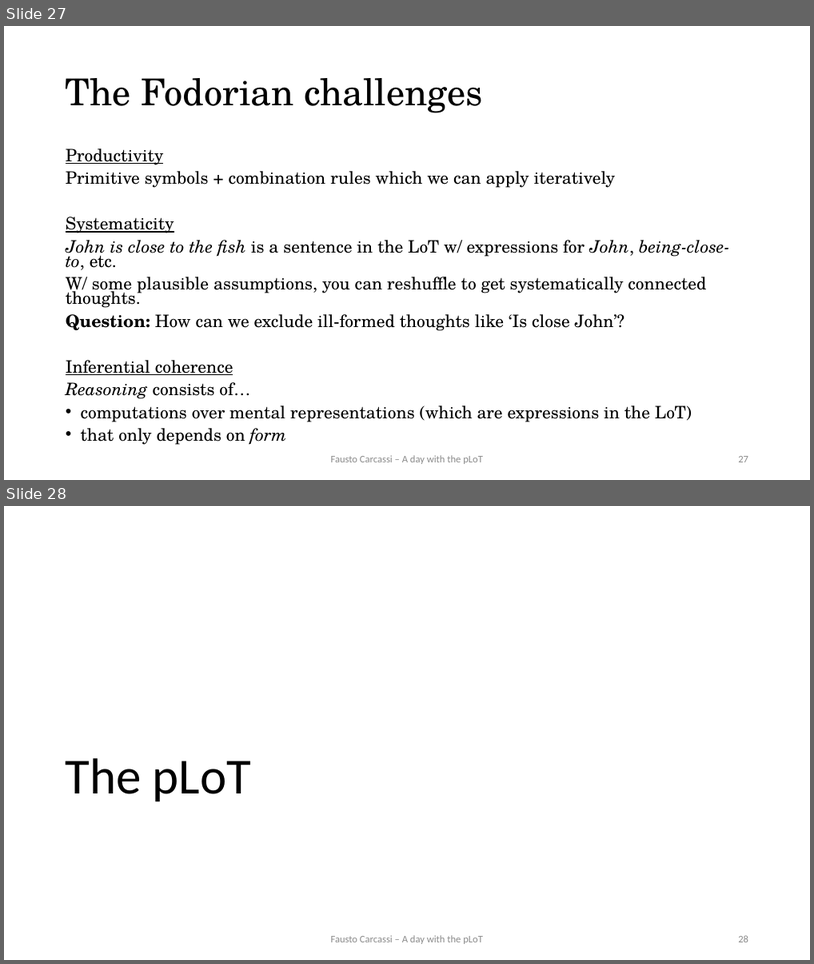
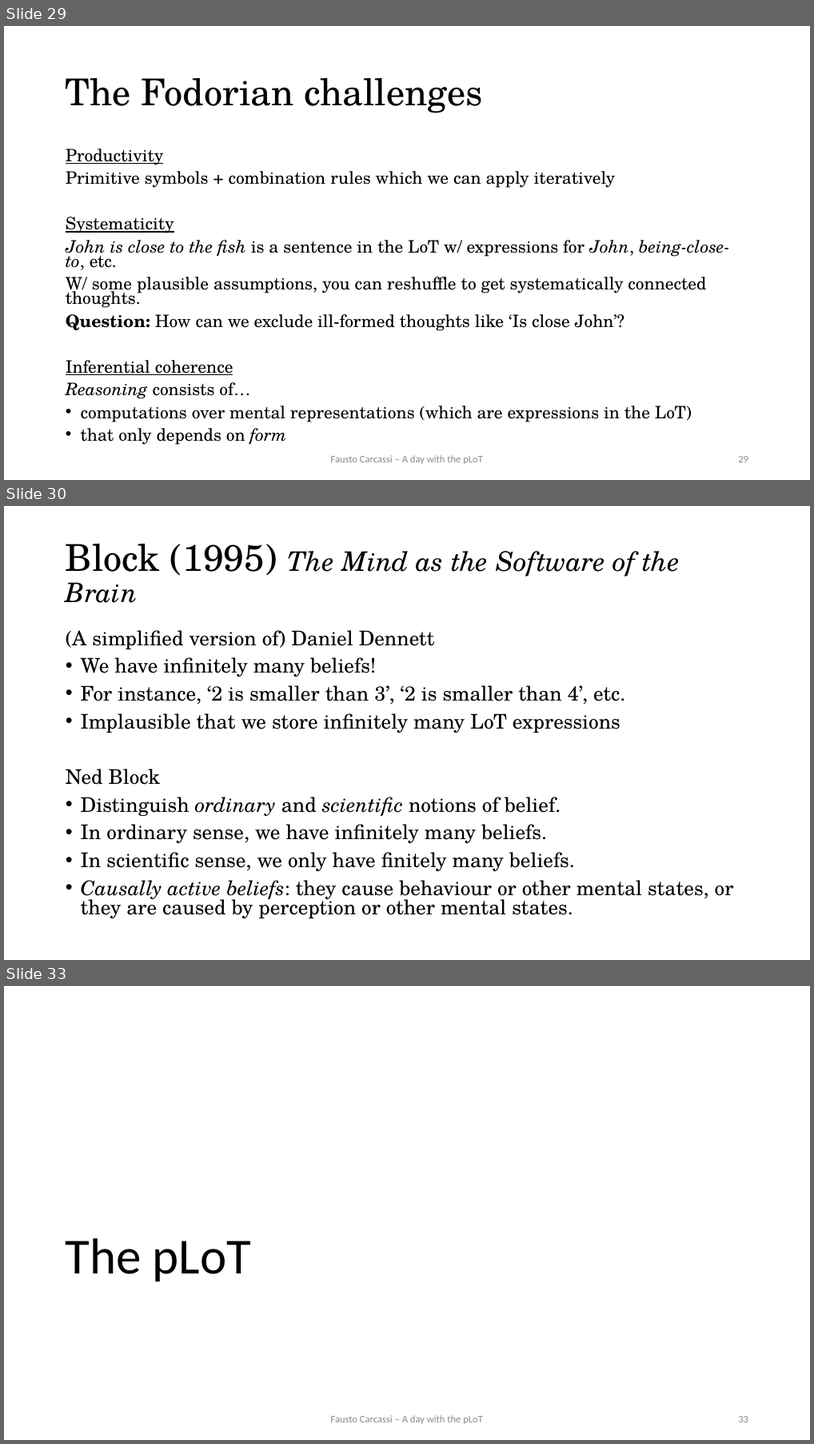
Before and after one commit to thelogicalgrammar/pLoT_workshop, a slide deck: book/lectures/1.pptx. Shown one above the other, each under a label of ours: slides 27 and 28 before the commit, slides 29, 30 and 33 after it; the slides between them are not shown. The pictures are 814x964 and 814x1444 pixels, drawn with LibreOffice and Linux fonts; fonts in the diff are those of the drawing. Boxes give left, top, right and bottom in pixels: in the first picture for what was removed or moved away, otherwise in the second. Text is boxed around its words. In the diff, an @@ line names an element or a change of style, - is before the commit and + after.

```diff
--- a/book/lectures/1.pptx
+++ b/book/lectures/1.pptx
@@ slide 30 added at (4, 506, 810, 960), background #FFFFFF @@
@@ title added at (66, 544, 680, 603), 32 pt, text #000000, italic @@
+Block (1995) The Mind as the Software of the Brain
@@ text added at (66, 630, 734, 918), 24 pt, text #000000 @@
+(A simplified version of) Daniel Dennett
+• We have infinitely many beliefs!
+• For instance, ‘2 is smaller than 3’, ‘2 is smaller than 4’, etc.
+• Implausible that we store infinitely many LoT expressions
+Ned Block
+• Distinguish ordinary and scientific notions of belief.
+• In ordinary sense, we have infinitely many beliefs.
+• In scientific sense, we only have finitely many beliefs.
+• Causally active beliefs: they cause behaviour or other mental states, or they are caused by perception or other mental states.
@@ what was slide 27 is now slide 29 @@
@@ page number at (738, 456, 749, 462): text changed @@
-27
+29
@@ what was slide 28 is now slide 33 @@
@@ page number at (738, 1416, 749, 1422): text changed @@
-28
+33
```
Also in this commit, not shown: 9 slides changed, 5 other slides added, 18 other files.
